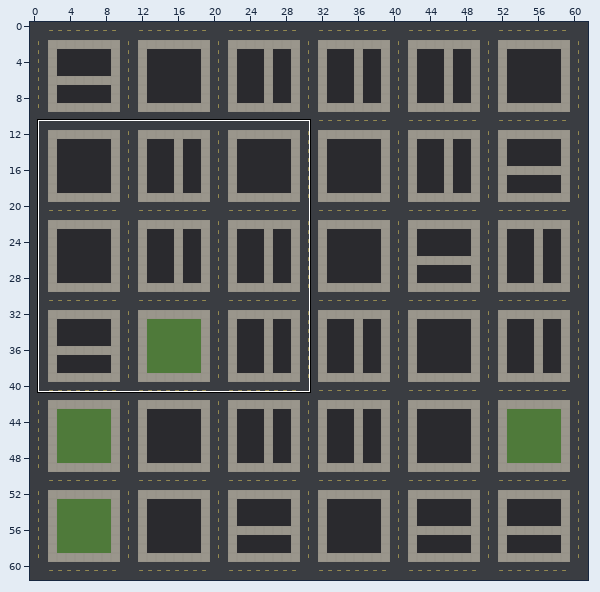
Level history. Tiled map (JSON): public/maps/city.tmj. The first picture is a wide view before the edit; the outline marks the close-up.
Close-up. First the earlier version:
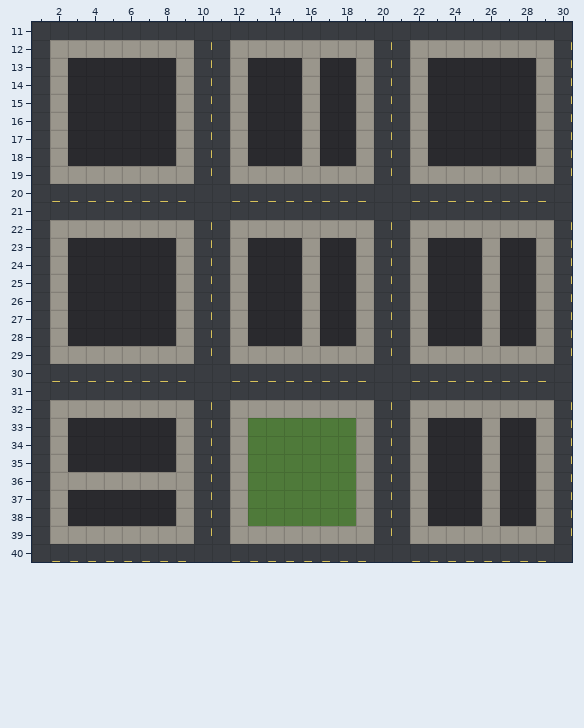
Cells are 64x64 px. Shown: x 1..30, y 11..40. The commit also changed other parts of the map, which this record leaves out.
New version:
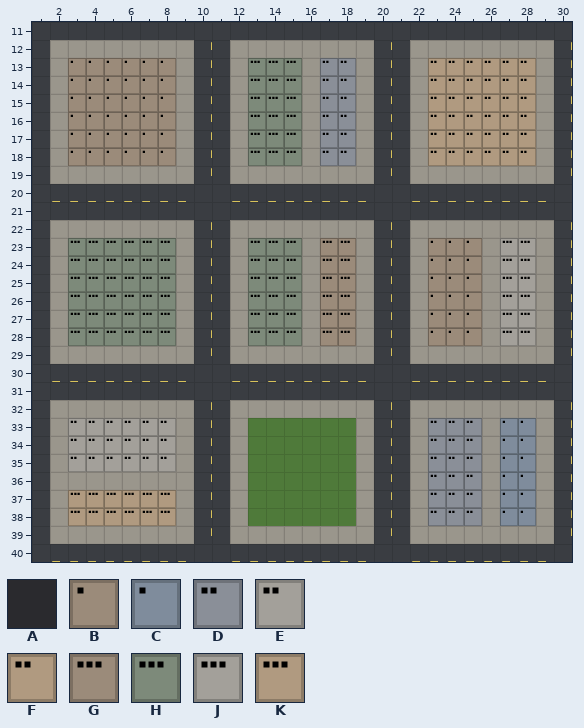
Key: from "city": A 5, B 8, C 13, D 14, E 17, F 19, G 22, H 23, J 24, K 26.
_ is an empty cell.
Edits made:
Layer "tiles":
Tile B replaces tile A in rows 13 to 18 at x 3 to 8; in rows 23 to 28 at x 23 to 25.
Tile C replaces tile A in rows 33 to 38 at x 27 to 28.
Tile D replaces tile A in rows 13 to 18 at x 17 to 18; in rows 33 to 38 at x 23 to 25.
Tile E replaces tile A in rows 33 to 35 at x 3 to 8.
Tile F replaces tile A in rows 13 to 18 at x 23 to 28.
Tile G replaces tile A in rows 23 to 28 at x 17 to 18.
Tile H replaces tile A in rows 13 to 18 at x 13 to 15; in rows 23 to 28 at x 3 to 8 and 13 to 15.
Tile J replaces tile A in rows 23 to 28 at x 27 to 28.
Tile K replaces tile A in rows 37 to 38 at x 3 to 8.
